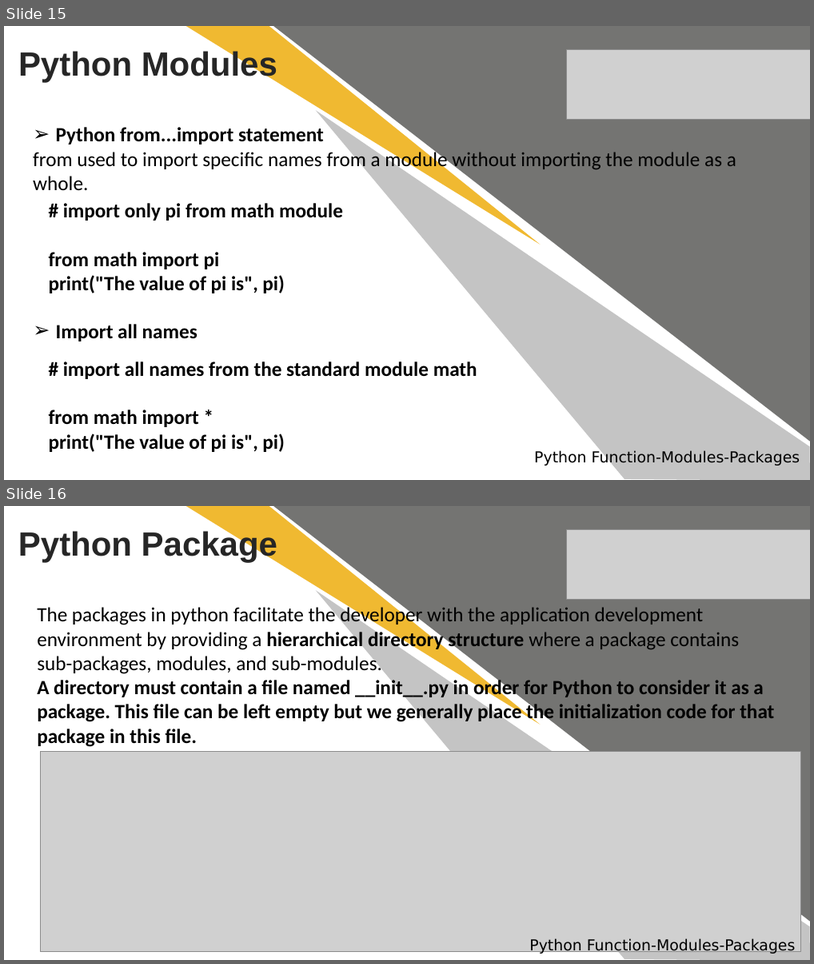
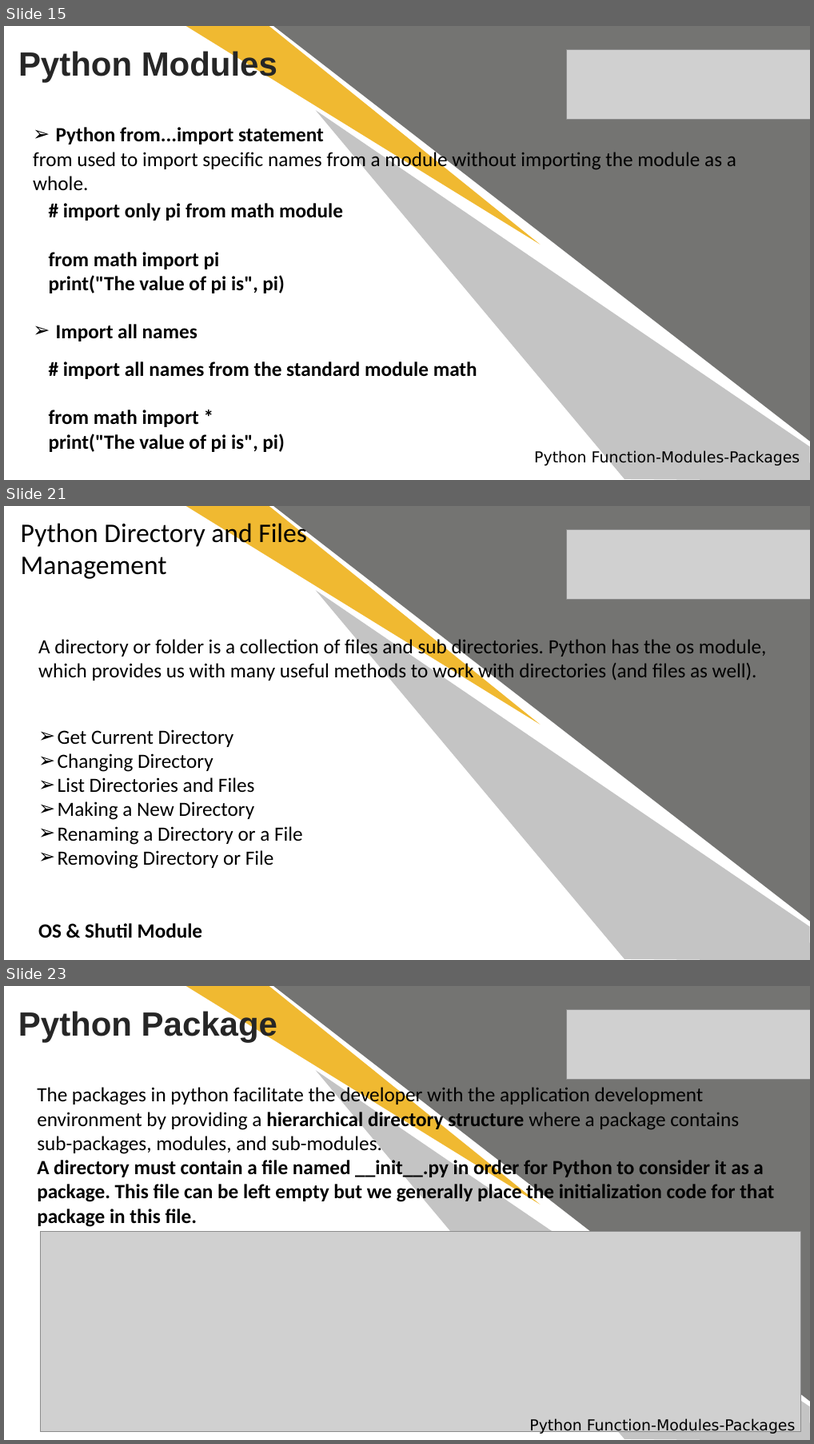
Before and after one commit to anirudhagaikwad/Python_Programming, a slide deck: #5_Python_Functions_Modules_Package.pptx. Shown one above the other, each under a label of ours: slides 15 and 16 before the commit, slides 15, 21 and 23 after it; the slides between them are not shown. The pictures are 814x964 and 814x1444 pixels, drawn with LibreOffice and Linux fonts; fonts in the diff are those of the drawing; grey boxes stand for pictures. Boxes give left, top, right and bottom in pixels: in the first picture for what was removed or moved away, otherwise in the second. Text is boxed around its words. In the diff, an @@ line names an element or a change of style, - is before the commit and + after.

```diff
--- a/#5_Python_Functions_Modules_Package.pptx
+++ b/#5_Python_Functions_Modules_Package.pptx
@@ slide 21 added at bbox=[4, 506, 810, 960], background #FFFFFF @@
@@ text added at bbox=[21, 520, 307, 579], 32 pt, text #000000 @@
+Python Directory and Files Management
@@ freeform shape added at bbox=[186, 506, 550, 751], fill #F0B931 @@
@@ right triangle added at bbox=[274, 506, 810, 921], fill #747472 @@
@@ freeform shape added at bbox=[304, 506, 810, 960], fill #C4C4C4 @@
@@ picture added at bbox=[567, 530, 810, 599] @@
@@ text added at bbox=[38, 637, 766, 683], 24 pt, text #000000 @@
+A directory or folder is a collection of files and sub directories. Python has the os module, which provides us with many useful methods to work with directories (and files as well).
@@ text added at bbox=[38, 729, 303, 938], 24 pt, text #000000 @@
+➢ Get Current Directory
+➢ Changing Directory
+➢ List Directories and Files
+➢ Making a New Directory
+➢ Renaming a Directory or a File
+➢ Removing Directory or File
+OS & Shutil Module
@@ what was slide 16 is now slide 23 @@
```
Also in this commit, not shown: 2 slides changed, 6 other slides added, 59 other files.
